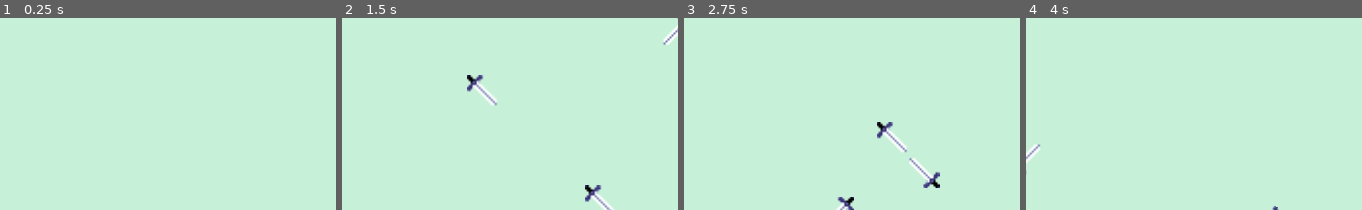
Above: before the commit, frames 1-4 (left to right).
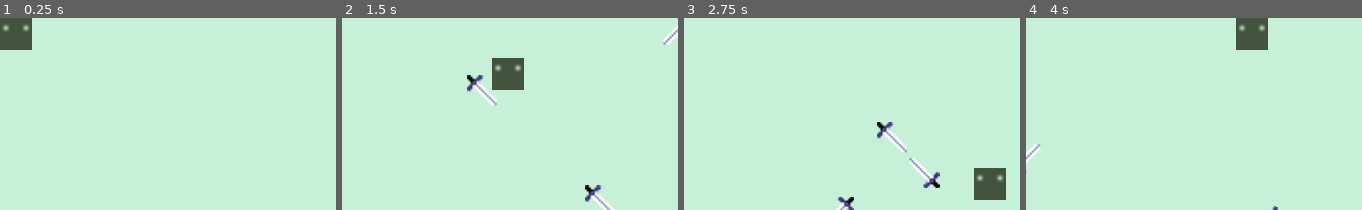
Above: after the commit, the same moments.

Repository: mstuttgart/hostile-terraqueo
Game: Godot game, scene res://Game.tscn
Two runs of this game, one before a commit and one after it. Both use one fixed random seed, a clock stepped at 60 frames per second and the inputs below.
Inputs:
- Up to frame 1 (0.25 s): no input
- Up to frame 2 (1.5 s): hold Right (ui_right) 0.53-1.28 s; hold Down (ui_down) from 1.28 s (still down)
- Up to frame 3 (2.75 s): release Down (ui_down) at 2.03 s; hold Right (ui_right) from 2.03 s (still down)
- Up to frame 4 (4 s): release Right (ui_right) at 2.78 s; hold Up (ui_up) 2.78-3.53 s; hold Left (ui_left) from 3.53 s (still down)

The runs differ from the first frame. In frame 1, 1.6% of the frame differs, in the area x 0-10%, y 0-17%; in frame 2, 1.6%; in frame 3, 1.6%; in frame 4, 1.6%.

Commit message:
Set moviment logic in player.gd

Diff:
--- a/HostileTerraqueo/Game.gd
+++ b/HostileTerraqueo/Game.gd
@@ -1,9 +1,4 @@
 extends Node2D
-
-const SPEED = 50
-
-var screen_size
-var player_size
 
 var junk_list = [
     preload("res://JunkSword.tscn"),
@@ -11,48 +6,17 @@
 
 # Called when the node enters the scene tree for the first time.
 func _ready():
+
     # Init random seed
     randomize()
-
-    # Get screen size
-    screen_size = get_viewport_rect().size
-
-    # Get player shape extents
-    player_size =  $Player.get_node("CollisionShape2D").shape.get_extents()
-
-    # Set player initial position
-    $Player.position = $InitialPosition.position
 
     # Start timers
     $JunkTimer.start()
 
 
 # Called every frame. 'delta' is the elapsed time since the previous frame.
-func _process(delta):
-
-    var velocity = Vector2()
-
-    if Input.is_action_pressed("ui_left"):
-        velocity.x -= 1
-
-    if Input.is_action_pressed("ui_right"):
-        velocity.x += 1
-
-    if Input.is_action_pressed("ui_up"):
-        velocity.y -= 1
-
-    if Input.is_action_pressed("ui_down"):
-        velocity.y += 1
-
-    if velocity.length() > 0:
-        velocity = velocity.normalized() * SPEED
-
-    $Player.position += velocity * delta
-
-    # Adjust player position to inside game screen
-    $Player.position.x = clamp($Player.position.x, player_size.x, screen_size.x - player_size.x)
-    $Player.position.y = clamp($Player.position.y, player_size.y, screen_size.y - player_size.y)
-
+#func _process(delta):
+#    pass
 
 func _on_JunkTimer_timeout():
     # Time to spawn junk in game scene
--- a/HostileTerraqueo/Game.tscn
+++ b/HostileTerraqueo/Game.tscn
@@ -1,18 +1,7 @@
-[gd_scene load_steps=6 format=2]
+[gd_scene load_steps=4 format=2]
 
-[ext_resource path="res://sprites/muck.png" type="Texture" id=1]
+[ext_resource path="res://Player.tscn" type="PackedScene" id=1]
 [ext_resource path="res://Game.gd" type="Script" id=2]
-
-[sub_resource type="SpriteFrames" id=1]
-animations = [ {
-"frames": [ ExtResource( 1 ), ExtResource( 1 ) ],
-"loop": true,
-"name": "default",
-"speed": 5.0
-} ]
-
-[sub_resource type="RectangleShape2D" id=2]
-extents = Vector2( 4, 4 )
 
 [sub_resource type="Curve2D" id=5]
 _data = {
@@ -37,19 +26,8 @@
 "_edit_lock_": true
 }
 
-[node name="Player" type="Area2D" parent="."]
-visible = false
-__meta__ = {
-"_edit_group_": true
-}
-
-[node name="AnimatedSprite" type="AnimatedSprite" parent="Player"]
-frames = SubResource( 1 )
-frame = 1
-playing = true
-
-[node name="CollisionShape2D" type="CollisionShape2D" parent="Player"]
-shape = SubResource( 2 )
+[node name="Player" parent="." instance=ExtResource( 1 )]
+visible = true
 
 [node name="JunkPath" type="Path2D" parent="."]
 curve = SubResource( 5 )
--- /dev/null
+++ b/HostileTerraqueo/Player.gd
@@ -0,0 +1,50 @@
+extends Area2D
+
+# Declare const here
+const SPEED = 50
+
+# Declare member variables here
+var screen_size
+var player_size
+
+# Called when the node enters the scene tree for the first time.
+func _ready():
+
+    # Get screen size
+    screen_size = get_viewport_rect().size
+
+    # Get player shape extents
+    player_size = $CollisionShape2D.shape.get_extents()
+
+# Get keyboard input
+func _get_input():
+
+    var velocity = Vector2()
+
+    if Input.is_action_pressed("ui_left"):
+        velocity.x -= 1
+
+    if Input.is_action_pressed("ui_right"):
+        velocity.x += 1
+
+    if Input.is_action_pressed("ui_up"):
+        velocity.y -= 1
+
+    if Input.is_action_pressed("ui_down"):
+        velocity.y += 1
+
+    if velocity.length() > 0:
+        velocity = velocity.normalized() * SPEED
+
+    return velocity
+
+
+# Called every frame. 'delta' is the elapsed time since the previous frame.
+func _process(delta):
+
+    # Set player position
+    position += _get_input() * delta
+
+    # Adjust player position to inside game screen
+    position.x = clamp(position.x, player_size.x, screen_size.x - player_size.x)
+    position.y = clamp(position.y, player_size.y, screen_size.y - player_size.y)
--- /dev/null
+++ b/HostileTerraqueo/Player.tscn
@@ -0,0 +1,29 @@
+[gd_scene load_steps=5 format=2]
+
+[ext_resource path="res://sprites/muck.png" type="Texture" id=1]
+[ext_resource path="res://Player.gd" type="Script" id=2]
+
+[sub_resource type="SpriteFrames" id=1]
+animations = [ {
+"frames": [ ExtResource( 1 ), ExtResource( 1 ) ],
+"loop": true,
+"name": "default",
+"speed": 5.0
+} ]
+
+[sub_resource type="RectangleShape2D" id=2]
+extents = Vector2( 4, 4 )
+
+[node name="Player" type="Area2D"]
+visible = false
+script = ExtResource( 2 )
+__meta__ = {
+"_edit_group_": true
+}
+
+[node name="AnimatedSprite" type="AnimatedSprite" parent="."]
+frames = SubResource( 1 )
+playing = true
+
+[node name="CollisionShape2D" type="CollisionShape2D" parent="."]
+shape = SubResource( 2 )
